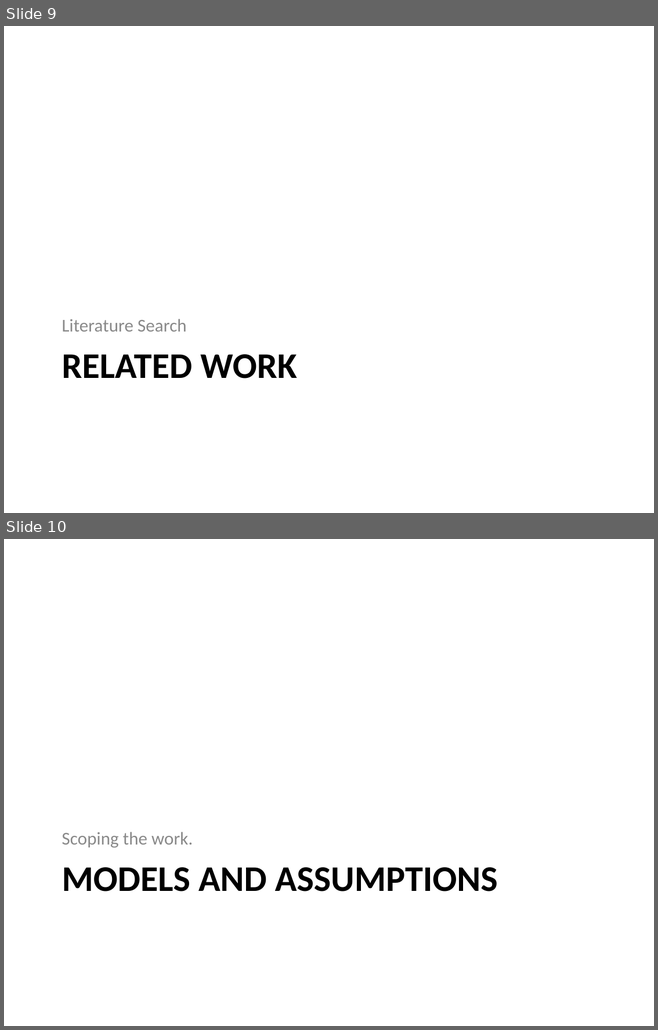
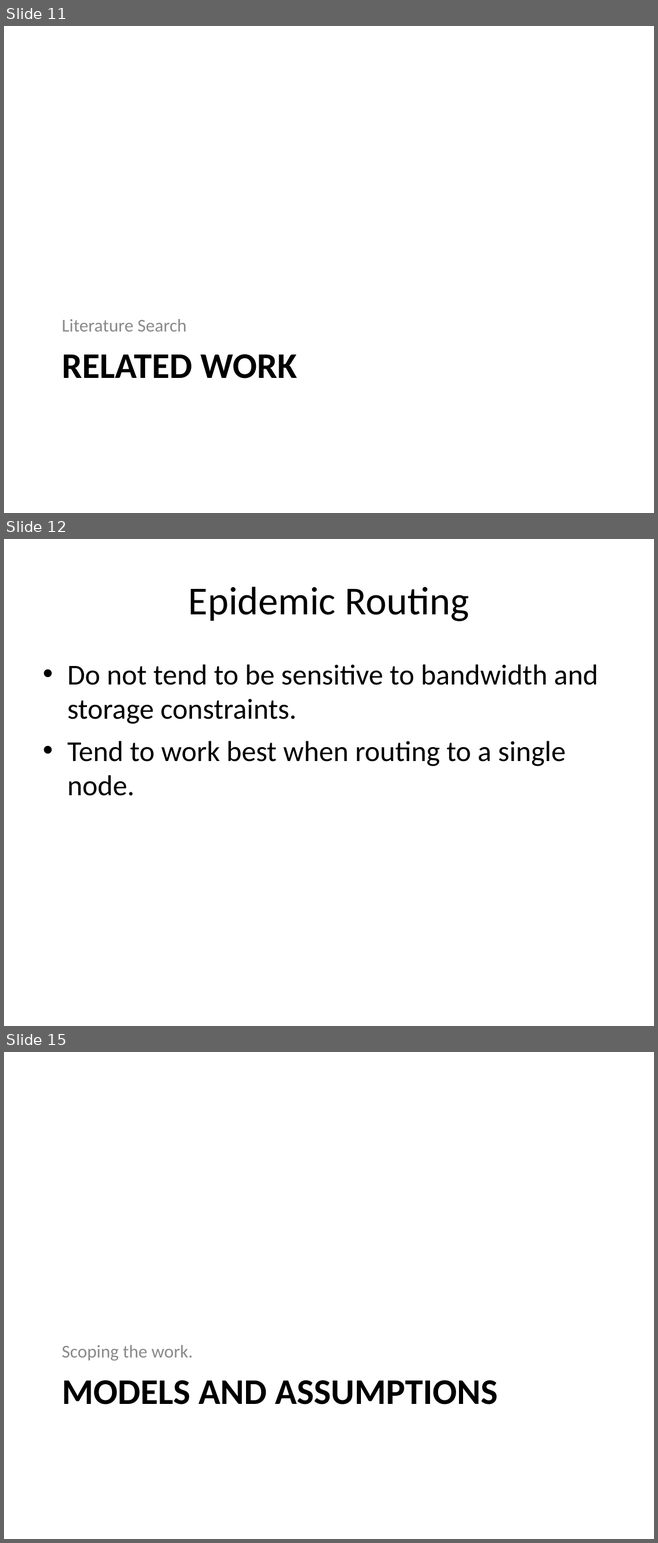
Before and after one commit to mazzas/School, a slide deck: SE4960/Journal Club/Minimum Latency Data Diffusion in Intermittently Connected Mobile.ppt. Shown one above the other, each under a label of ours: slides 9 and 10 before the commit, slides 11, 12 and 15 after it; the slides between them are not shown. The pictures are 658x1030 and 658x1543 pixels, drawn with LibreOffice and Linux fonts; fonts in the diff are those of the drawing. Boxes give left, top, right and bottom in pixels: in the first picture for what was removed or moved away, otherwise in the second. Text is boxed around its words. In the diff, an @@ line names an element or a change of style, - is before the commit and + after.

```diff
--- a/SE4960/Journal Club/Minimum Latency Data Diffusion in Intermittently Connected Mobile.ppt
+++ b/SE4960/Journal Club/Minimum Latency Data Diffusion in Intermittently Connected Mobile.ppt
@@ slide 12 added at (x1=4, y1=539, x2=654, y2=1026), background #FFFFFF @@
@@ title added at (x1=188, y1=587, x2=469, y2=621), 44 pt, text #000000 @@
+Epidemic Routing
@@ text added at (x1=67, y1=664, x2=598, y2=796), 32 pt, text #000000 @@
+• Do not tend to be sensitive to bandwidth and storage constraints.
+• Tend to work best when routing to a single node.
@@ what was slide 9 is now slide 11 @@
@@ what was slide 10 is now slide 15 @@
```
Also in this commit, not shown: 8 other slides added, 3 slides removed.
